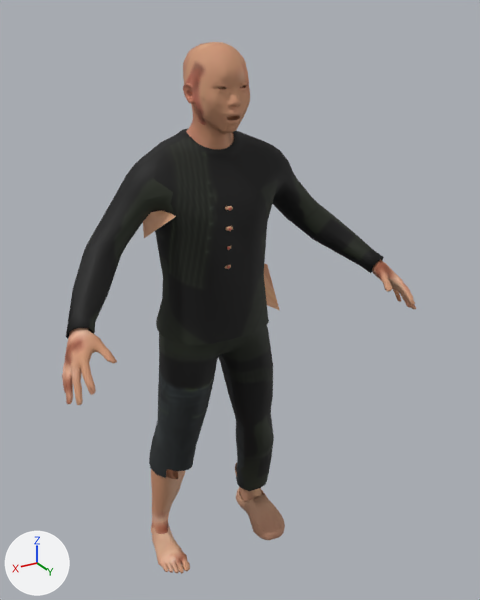
A saved change to the FBX model Assets/Resources/ProductionArt/Runner.fbx.
Both versions are drawn from a 50 mm lens placed at (0.989, 1.873, 1.932), pointed at (-0.064, 0.119, 1.056). Arrows for +X, +Y and +Z are at lower left; the lights stay in place. The older version comes first. Objects named as collision shapes, trigger or cutter boxes, shadow casters or lower levels of detail are left out.

The first picture shows 'Runner_LOD0'.
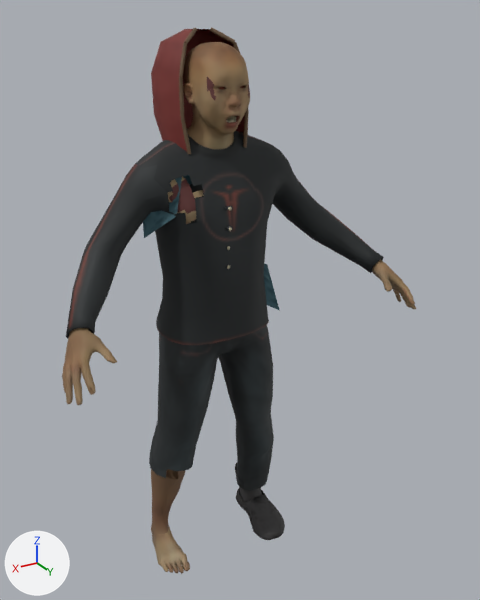
Pixel boxes (x1, y1, x2, y2) of what changed, in the pictures (480 x 600 px):
'Runner_LOD0', reshaped
    before: (62, 42, 416, 574)
    after: (62, 27, 416, 574)
part 1 of me_runner_skin, built on
    before: (145, 42, 410, 407)
    after: (143, 27, 416, 407)
part 2 of me_runner_skin, reshaped
    before: (152, 477, 188, 574)
    after: (151, 475, 189, 574)
part 3 of me_runner_skin, reshaped
    before: (64, 328, 115, 400)
    after: (62, 328, 117, 405)
part 4 of me_runner_skin, surface changed
    both: (62, 42, 415, 574)

Edits to the bpy script that builds the scene:
```text
Change me_runner_skin:
    used by ob_runner_lod0; location = (0.0, 0.0, 0.0)
    remove me_runner_skin.from_pydata(...)  # 4698 vertices, 7117 faces; spans x -0.61..0.61, y -0.13..0.43, z 0.01..1.86
    add me_runner_skin.from_pydata(...)  # 6658 vertices, 10245 faces; spans x -0.61..0.61, y -0.16..0.43, z 0.01..1.9
    me_runner_skin part 1: 118 vertices moved within x -0.6..0.09, y 0.03..0.39, z 1.02..1.86; 250 vertices removed from x -0.59..0.18, y -0.09..0.38, z 0.75..1.86; 2009 vertices added at x -0.61..0.2, y -0.16..0.43, z 0.78..1.9
    me_runner_skin part 2: 30 vertices moved within x -0.24..0.26, y -0.07..0.15, z 0.01..0.32; 19 vertices removed from x 0.13..0.26, y -0.07..0.14, z 0.01..0.32; 146 vertices added at x -0.24..0.26, y -0.08..0.15, z 0.01..0.37
    me_runner_skin part 3: 28 vertices moved within x 0.47..0.6, y 0.26..0.41, z 1.01..1.12; 7 vertices removed from x 0.5..0.6, y 0.23..0.38, z 1.01..1.16; 123 vertices added at x 0.47..0.61, y 0.21..0.42, z 1.0..1.17
    me_runner_skin part 4: 3790 kept faces spanning x -0.61..0.61, y -0.13..0.43, z 0.01..1.86 get new texture (UV) coordinates
    other edits to the shape of me_runner_skin do not show in these pictures
```
